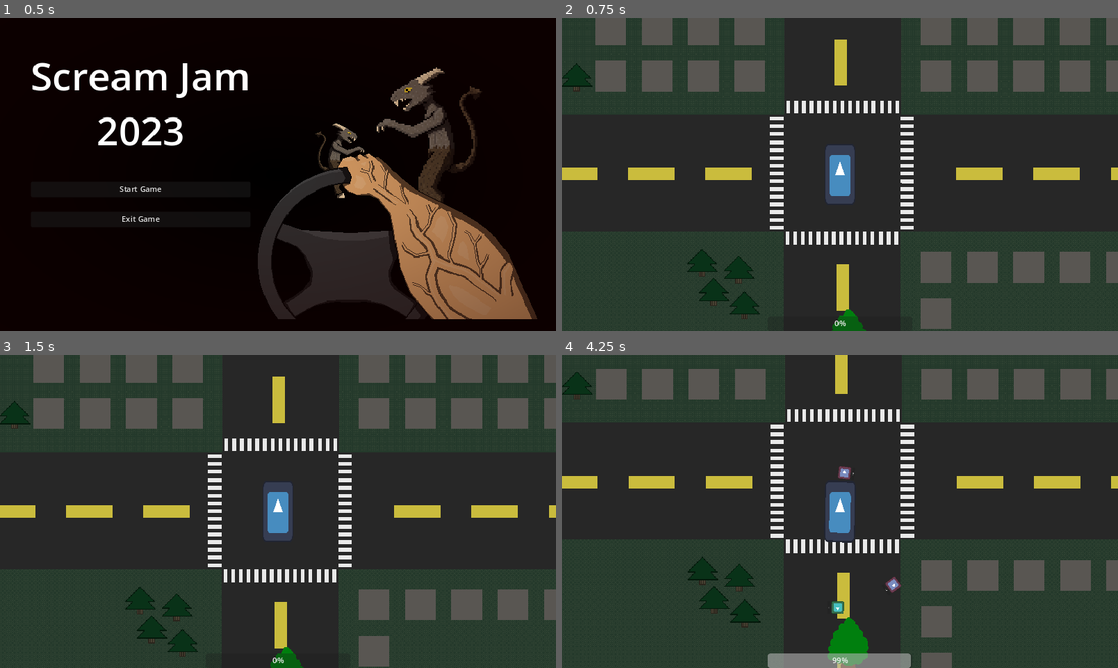
Above: before the commit, frames 1-4 (two rows, left to right).
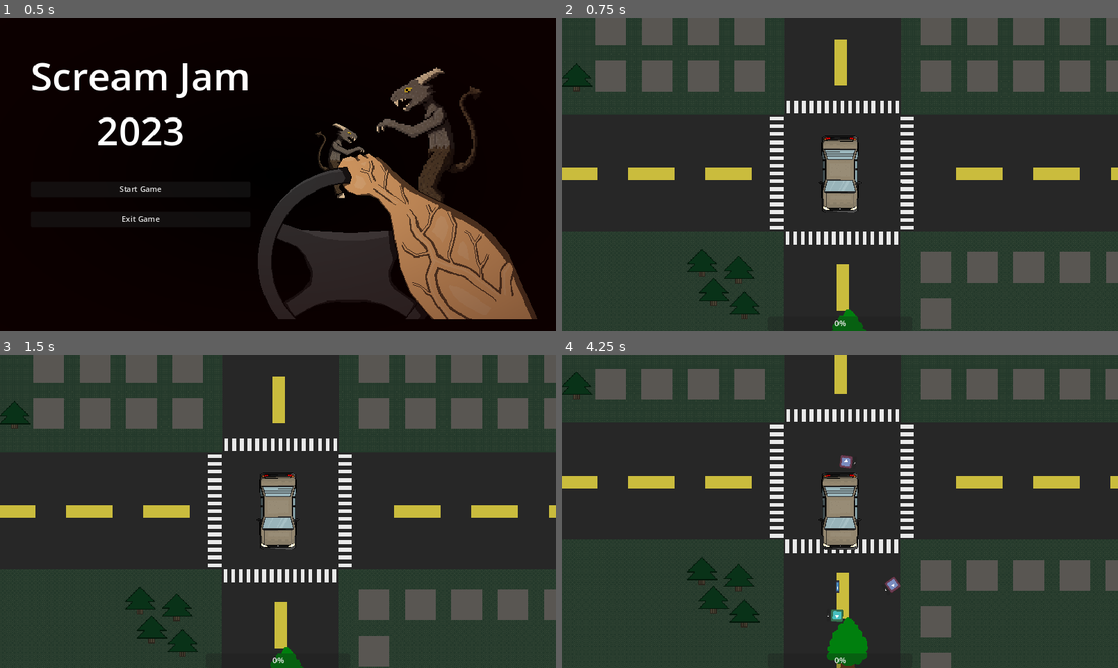
Above: after the commit, the same moments.

Repository: LeBulldoge/torqueterror
Game: Godot game, scene res://ui/main_menu.tscn
The game is run twice, just before and just after one commit, with the same random seed, the same clock (stepped at 60 frames per second) and the same inputs. The engine's default icon, where the game draws it, is replaced by a stand-in: a white triangle on a blue panel in a dark square.
Inputs:
- Up to frame 1 (0.5 s): no input
- Up to frame 2 (0.75 s): click "Start Game" at 0.5 s
- Up to frame 3 (1.5 s): tap Enter at 1.25 s; hold D (steer_right) from 1.28 s (still down); tap S (decelerate) at 1.35 s
- Up to frame 4 (4.25 s): release D (steer_right) at 2.03 s; hold A (steer_left) 2.03-2.78 s; tap S (decelerate) at 2.1, 2.85, 3.6 s; hold D (steer_right) 2.78-3.53 s; hold W (accelerate) from 3.53 s (still down)

Frame 1 is identical in both runs. In frame 2, 1.5% of the frame differs, in the area x 46-54%, y 37-63%; in frame 3, 1.5%; in frame 4, 3.9%, in the area x 0-99%, y 0-100%.

Commit message:
Added car sprite

Diff:
--- a/ai/chaser.gd
+++ b/ai/chaser.gd
@@ -14,6 +14,5 @@
 
 
 func walk(enemy: Enemy):
-    var delta = enemy.get_physics_process_delta_time()
     enemy.velocity = enemy.transform.x * enemy.speed
     enemy.move_and_slide()
--- a/vehicle/player.tscn
+++ b/vehicle/player.tscn
@@ -1,20 +1,23 @@
-[gd_scene load_steps=7 format=3 uid="uid://coe45xtjvuehr"]
+[gd_scene load_steps=8 format=3 uid="uid://coe45xtjvuehr"]
 
 [ext_resource type="Script" path="res://vehicle/player.gd" id="1_28sia"]
-[ext_resource type="Texture2D" uid="uid://bqs2kod2xac7k" path="res://icon.svg" id="1_v2j0e"]
 [ext_resource type="PackedScene" uid="uid://bqs5ceshq8c43" path="res://scenes/components/health_component.tscn" id="3_66xtb"]
+[ext_resource type="Texture2D" uid="uid://cmcux0fvh1ltj" path="res://sprites/car.png" id="4_0axso"]
 [ext_resource type="PackedScene" uid="uid://cpq8qcn88e664" path="res://scenes/components/hitbox_component.tscn" id="4_7fyjs"]
 
+[sub_resource type="PhysicsMaterial" id="PhysicsMaterial_gfhdm"]
+
 [sub_resource type="RectangleShape2D" id="RectangleShape2D_yyb6l"]
-size = Vector2(62, 126)
+size = Vector2(76, 161)
 
 [sub_resource type="CapsuleShape2D" id="CapsuleShape2D_2u8dm"]
-radius = 31.0
-height = 128.0
+radius = 36.0
+height = 158.0
 
 [node name="Player" type="RigidBody2D"]
 collision_layer = 2
 collision_mask = 5
+physics_material_override = SubResource("PhysicsMaterial_gfhdm")
 angular_damp = 1.0
 script = ExtResource("1_28sia")
 speed = 500
@@ -24,6 +27,13 @@
 tire_grip = 2.0
 drag = 1.2
 
+[node name="Sprite2D" type="Sprite2D" parent="."]
+rotation = -3.14159
+scale = Vector2(0.8, 0.8)
+texture = ExtResource("4_0axso")
+region_enabled = true
+region_rect = Rect2(223, 0, 110, 201)
+
 [node name="HealthComponent" parent="." instance=ExtResource("3_66xtb")]
 
 [node name="HitBoxComponent" parent="." node_paths=PackedStringArray("health_component") instance=ExtResource("4_7fyjs")]
@@ -32,12 +42,9 @@
 health_component = NodePath("../HealthComponent")
 
 [node name="CollisionShape2D" type="CollisionShape2D" parent="HitBoxComponent"]
+position = Vector2(0, -0.5)
 shape = SubResource("RectangleShape2D_yyb6l")
 debug_color = Color(0, 0.6, 0.701961, 0.419608)
-
-[node name="Sprite2D" type="Sprite2D" parent="."]
-scale = Vector2(0.5, 1)
-texture = ExtResource("1_v2j0e")
 
 [node name="Camera2D" type="Camera2D" parent="."]
 
--- a/vehicle/vehicle.gd
+++ b/vehicle/vehicle.gd
@@ -17,9 +17,9 @@
 
     if drive_dir == 0 and linear_velocity.length() < stall_speed:
         linear_velocity = Vector2.ZERO
-
-    # Acceleration
-    apply_central_force(drive_dir * forward * speed)
+    else:
+        # Acceleration
+        apply_central_force(drive_dir * forward * speed)
 
     # Drag
     apply_central_force(-drag * linear_velocity)
@@ -28,5 +28,9 @@
     var lateral_velocity = right.dot(linear_velocity) * right
     apply_central_force(-lateral_velocity * tire_grip)
 
-    # Turn
-    apply_torque(steer_dir * torque * sqrt(linear_velocity.length()))
+    if steer_dir != 0:
+        if linear_velocity.dot(forward) < 0:
+            steer_dir = -steer_dir
+
+        # Turn
+        apply_torque(steer_dir * torque * sqrt(linear_velocity.length()))
Binary file added: sprites/car.png
Not shown, added: sprites/car.png.import
